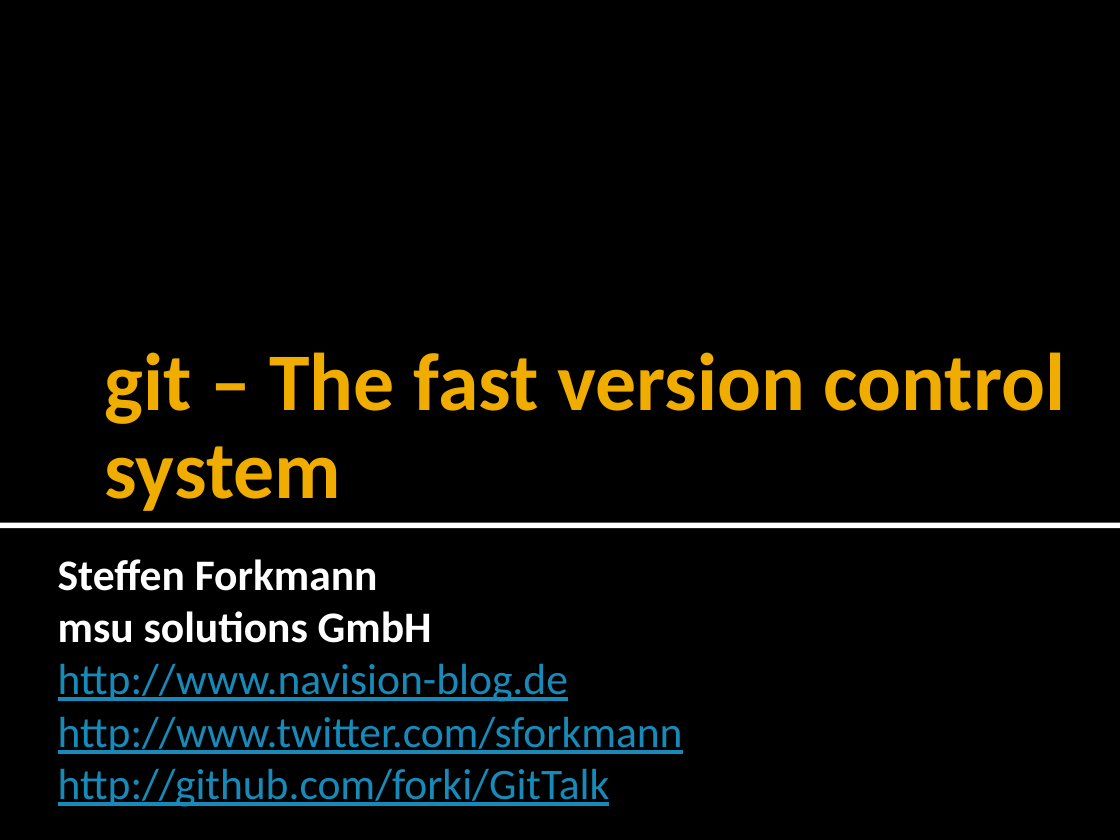
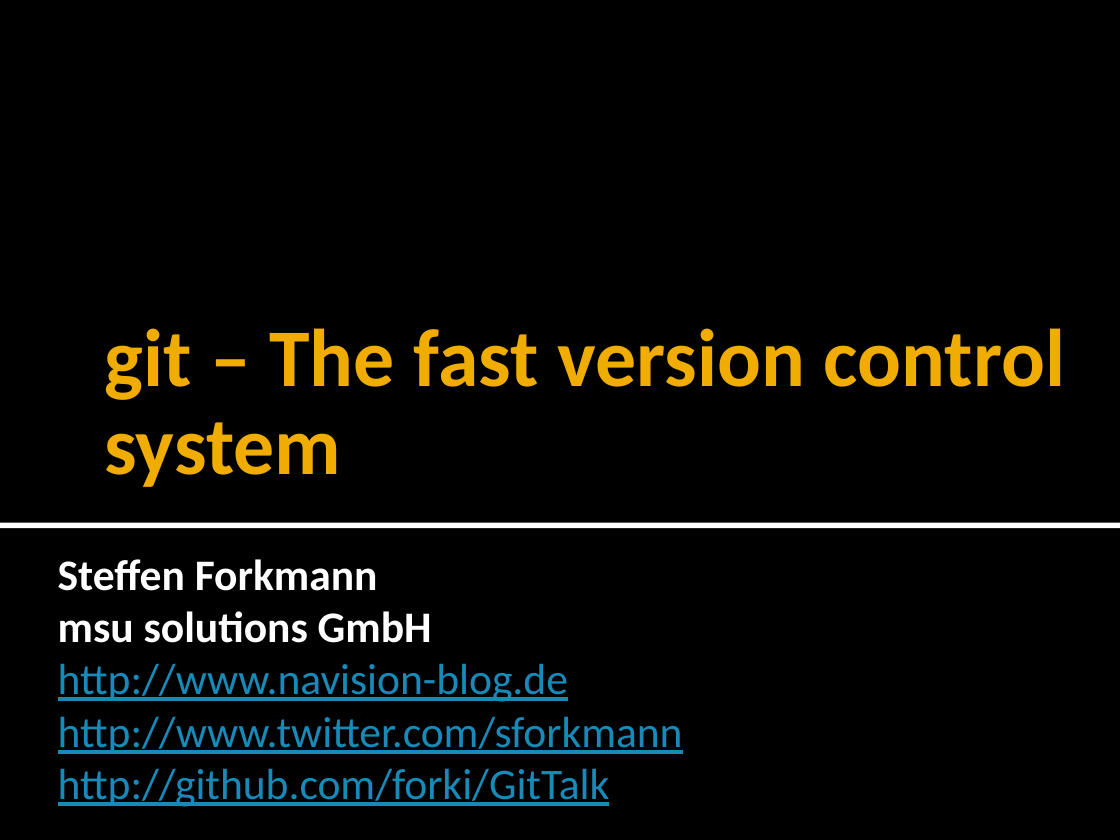
Before and after one commit to forki/GitTalk, a slide deck: slide 1 of GitTalk.pptx. Drawn at 1120x840 pixels with LibreOffice and Linux fonts; fonts in the diff are those of the drawing. Boxes give left, top, right and bottom in pixels: in the first picture for what was removed or moved away, otherwise in the second. Text is boxed around its words. In the diff, an @@ line names an element or a change of style, - is before the commit and + after.

```diff
--- a/GitTalk.pptx
+++ b/GitTalk.pptx
@@ text "git – The fast version ...": place and size @@
-text "git – The fast version ..." at box(105, 352, 1066, 511)
+text "git – The fast version ..." at box(105, 328, 1066, 487)
```
Also in this commit, not shown: 3 other slides changed, 2 slides added, 7 slides removed.
